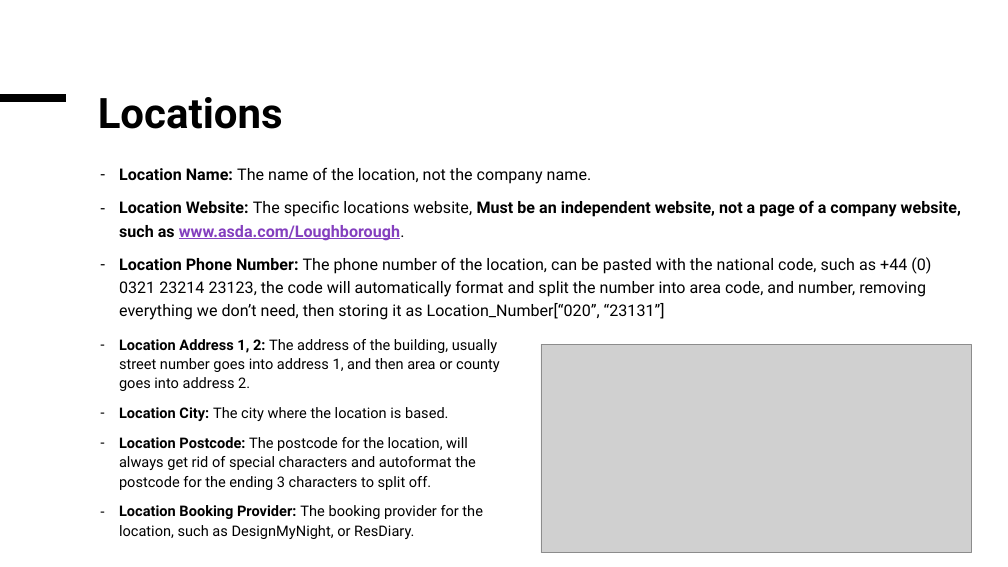
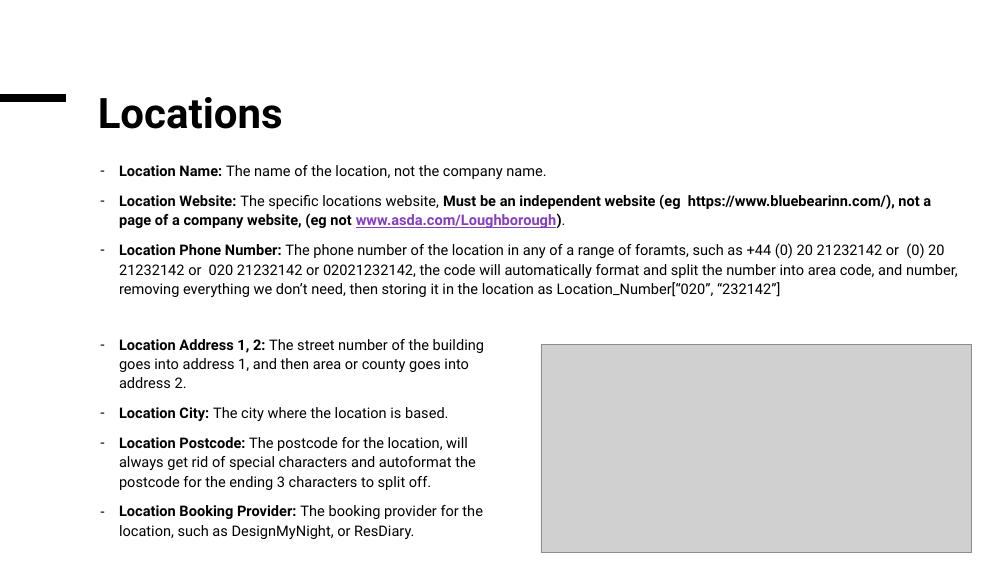
Before and after one commit to D3m0nslay7/HospitalityDataUpdater, a slide deck: slide 11 of Tutorial.pptx (slide 9 before the commit). Drawn at 1008x567 pixels with LibreOffice and Linux fonts; fonts in the diff are those of the drawing; grey boxes stand for pictures. Boxes give left, top, right and bottom in pixels: in the first picture for what was removed or moved away, otherwise in the second. Text is boxed around its words. In the diff, an @@ line names an element or a change of style, - is before the commit and + after.

```diff
--- a/Tutorial.pptx
+++ b/Tutorial.pptx
@@ text at box(119, 165, 546, 179): size 15.3 to 13.9 pt in "Location Name: The name of the location, ..."; line spacing 1.2 to 1.1 @@
@@ text at box(119, 194, 958, 297): text changed; size 15.3 to 13.9 pt @@
-– Location Website: The specific locations website, Must be an independent website, not a page of a company website, such as www.asda.com/Loughborough.
-– Location Phone Number: The phone number of the location, can be pasted with the national code, such as +44 (0) 0321 23214 23123, the code will automatically format and split the number into area code, and number, removing everything we don’t need, then storing it as Location_Number[“020”, “23131”]
+– Location Website: The specific locations website, Must be an independent website (eg https://www.bluebearinn.com/), not a page of a company website, (eg not www.asda.com/Loughborough).
+– Location Phone Number: The phone number of the location in any of a range of foramts, such as +44 (0) 20 21232142 or (0) 20 21232142 or 020 21232142 or 02021232142, the code will automatically format and split the number into area code, and number, removing everything we don’t need, then storing it in the location as Location_Number[“020”, “232142”]
@@ text at box(119, 339, 484, 388): text changed @@
-– Location Address 1, 2: The address of the building, usually street number goes into address 1, and then area or county goes into address 2.
+– Location Address 1, 2: The street number of the building goes into address 1, and then area or county goes into address 2.
```
Also in this commit, not shown: 11 other slides changed, 2 slides added.
